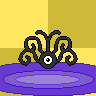
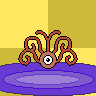
Comparing the layer stacks of the two 96px x 96px images. Changes:
added group "Shiny" with 2 layers above "Group" over [19, 31, 77, 68]
added layer "Tail" in group "Shiny" over [19, 31, 77, 68]
added layer "Body" in group "Shiny" over [19, 31, 77, 68]
painted on "Paint Layer 1" over [19, 31, 77, 64]